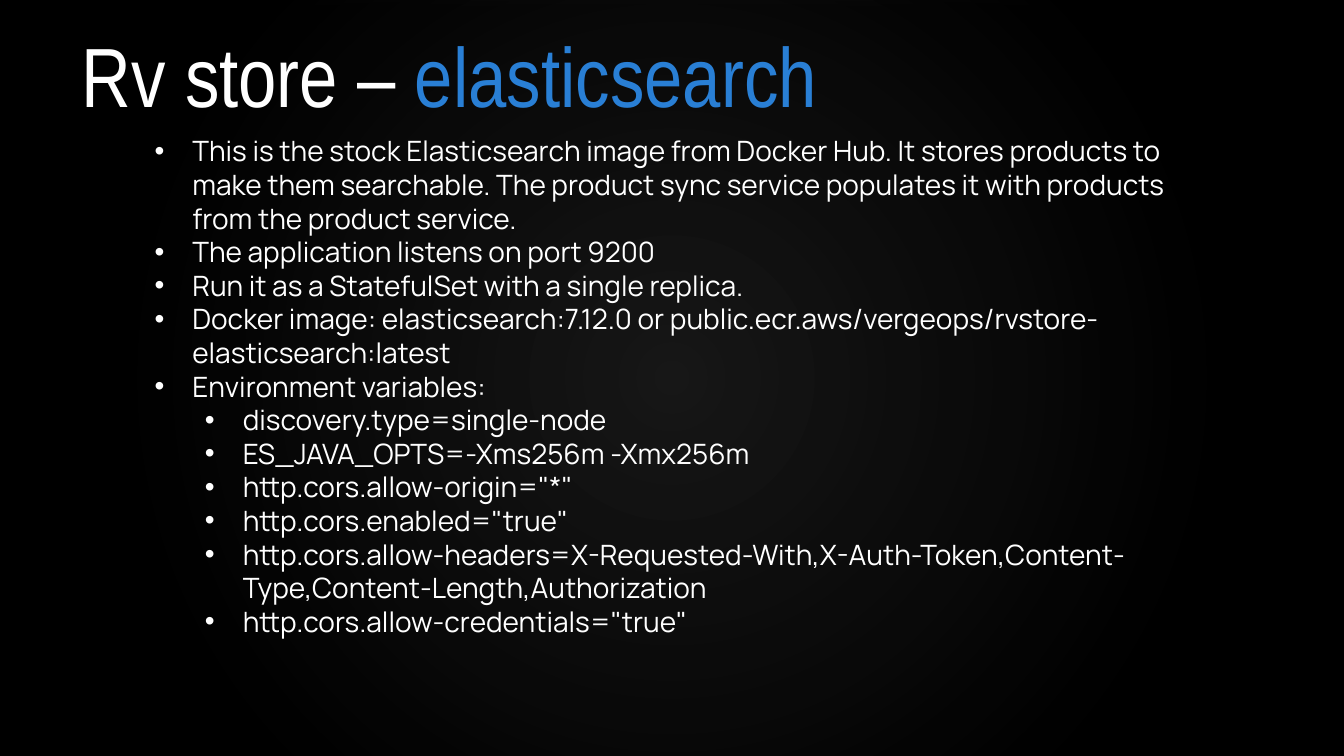
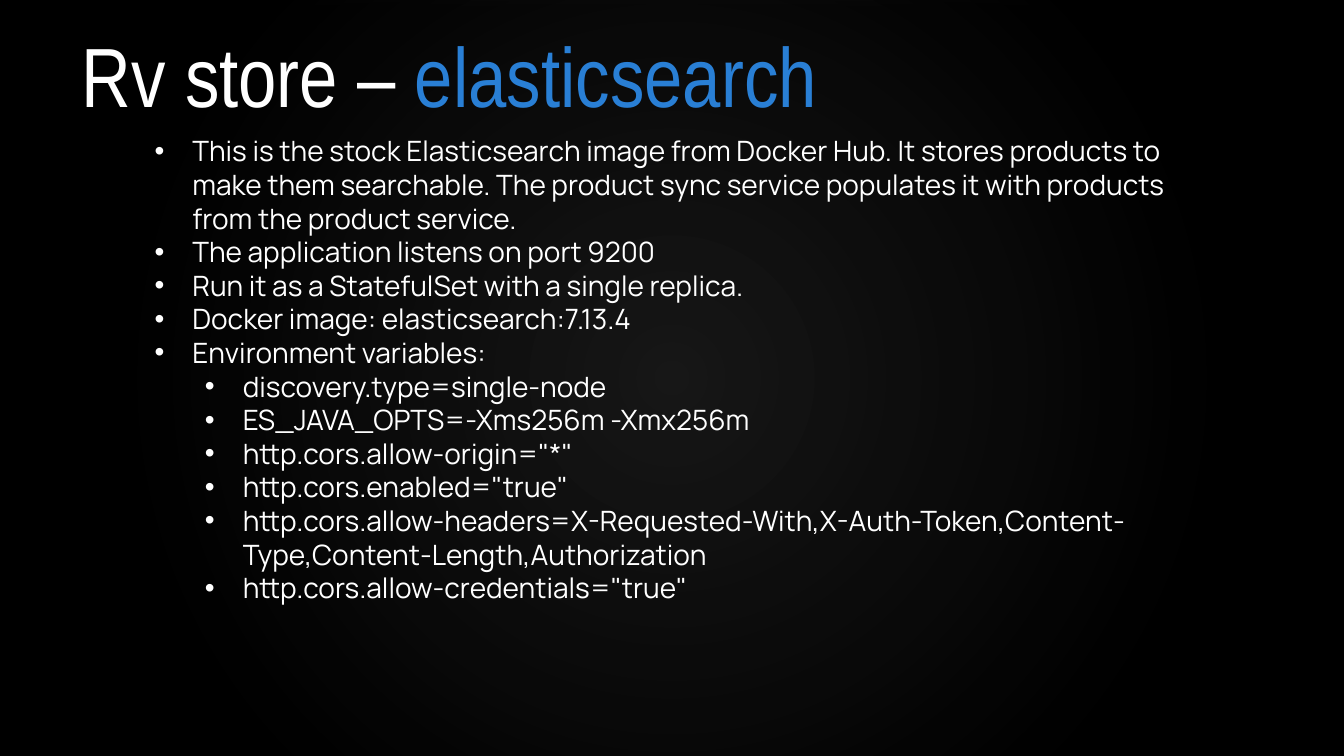
Before and after one commit to VergeOps/k8s-rvstore, a slide deck: slide 13 of rvstore_hackathon/Kubernetes-RV Store Hackathon.pptx. Drawn at 1344x756 pixels with LibreOffice and Linux fonts; fonts in the diff are those of the drawing; background and template pictures are left out. Boxes give left, top, right and bottom in pixels: in the first picture for what was removed or moved away, otherwise in the second. Text is boxed around its words. In the diff, an @@ line names an element or a change of style, - is before the commit and + after.

Commit message:
Updated ES image

```diff
--- a/rvstore_hackathon/Kubernetes-RV Store Hackathon.pptx
+++ b/rvstore_hackathon/Kubernetes-RV Store Hackathon.pptx
@@ text at (192, 308, 631, 336): text changed @@
-• Docker image: elasticsearch:7.12.0 or public.ecr.aws/vergeops/rvstore-elasticsearch:latest
+• Docker image: elasticsearch:7.13.4
```
Also in this commit, not shown: 1 other file.
